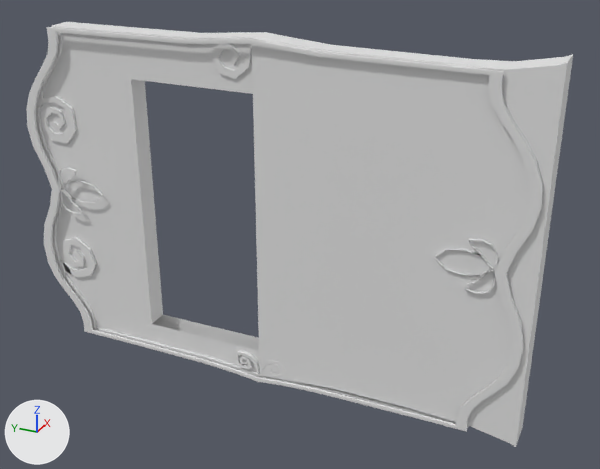
The FBX model 3D 场景/棋盘镂空.fbx as it was, and as the next commit left it.
Both versions are drawn from a 50 mm camera at (-34.2, -17.5, 16.5) aimed at (0.3, -1.9, -0.8). Arrows for +X, +Y and +Z are at lower left; the lights stay in place. The first picture is the older version. Where no turn or scale is listed for an object, it has been applied to the vertices. Vertices at exactly the same position are counted once.

Before the edit, the objects in view are built like this:
```python
me_立方体 = bpy.data.meshes.new('立方体')
me_立方体.from_pydata(...)  # 60 vertices, 54 faces; spans x -0.8..0.8, y -13.7..0.0, z -9.2..9.2
me_立方体_001 = bpy.data.meshes.new('立方体.001')
me_立方体_001.from_pydata(...)  # 728 vertices, 600 faces; spans x -0.6..0.6, y -13.5..13.5, z -9.7..8.6
me_立方体_002 = bpy.data.meshes.new('立方体.002')
me_立方体_002.from_pydata(...)  # 1024 vertices, 1144 faces; spans x -1.0..-0.6, y -13.5..13.5, z -9.7..8.6
me_立方体_012 = bpy.data.meshes.new('立方体.012')
me_立方体_012.from_pydata(...)  # 120 vertices, 60 faces; spans x 0.5..0.7, y -11.9..11.9, z -0.8..1.8
ob_立方体 = bpy.data.objects.new('立方体', me_立方体)
ob_立方体.location = (0.0, 0.0, 0.0)
ob_立方体_001 = bpy.data.objects.new('立方体.001', me_立方体_001)
ob_立方体_001.location = (0.0, 0.0, 0.45)
ob_立方体_002 = bpy.data.objects.new('立方体.002', me_立方体_002)
ob_立方体_002.location = (0.0, 0.0, 0.45)
ob_立方体_009 = bpy.data.objects.new('立方体.009', me_立方体_012)
ob_立方体_009.location = (-1.53, 0.0, -0.57)
# also in view: '立方体.003' at (-0.6, 0.0, -4.3); '立方体.005' at (-0.6, 0.0, 7.9); '立方体.006' at (-0.6, 0.0, 3.9)
```
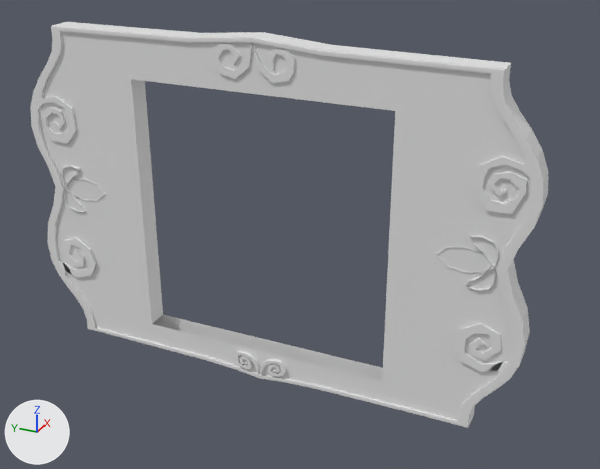
Commit message: 棋盘镂空 11

Edits to the scene script, one JSON object a line:
```json
{"block": "me_立方体_002", "where": "# used by ob_立方体_002; location = (0.0, 0.0, 0.45)"}
{"op": "remove", "block": "me_立方体_002", "code": "me_立方体_002.from_pydata(...)  # 1024 vertices, 1144 faces; spans x -1.0..-0.6, y -13.5..13.5, z -9.7..8.6"}
{"op": "add", "block": "me_立方体_002", "code": "me_立方体_002.from_pydata(...)  # 512 vertices, 572 faces; spans x -0.7..-0.6, y -13.5..13.5, z -9.7..8.6"}
{"block": "me_立方体_002", "change": "me_立方体_002 part 1: the loose piece of 512 vertices spanning x -1.0..-0.9, y -13.5..13.5, z -9.7..8.6 is deleted"}
{"op": "remove", "block": "ob_立方体", "code": ["ob_立方体 = bpy.data.objects.new('立方体', me_立方体)", "ob_立方体.location = (0.0, 0.0, 0.0)"]}
{"op": "set", "path": "ob_立方体_009.location", "old": "(-1.53, 0.0, -0.57)", "new": "(-1.24, 0.0, -0.57)"}
```

Location of each change, [x1, y1, x2, y2] in pixels of the pictures (600 x 469 px):
```json
{"object": "立方体", "change": "deleted", "before": [252, 32, 573, 447]}
{"object": "立方体.002", "change": "reshaped", "before": [26, 26, 543, 432], "after": [30, 26, 544, 428]}
{"object": "立方体.009", "change": "moved", "before": [58, 167, 497, 293], "after": [62, 166, 498, 290]}
{"part": 1, "of": "me_立方体_002", "change": "deleted", "before": [26, 27, 543, 432]}
{"object": "立方体.006", "change": "unchanged, uncovered by the edit", "before": [38, 92, 77, 144], "after": [38, 92, 530, 214]}
{"object": "立方体.003", "change": "unchanged, uncovered by the edit", "before": [59, 237, 97, 277], "after": [59, 237, 508, 376]}
```
